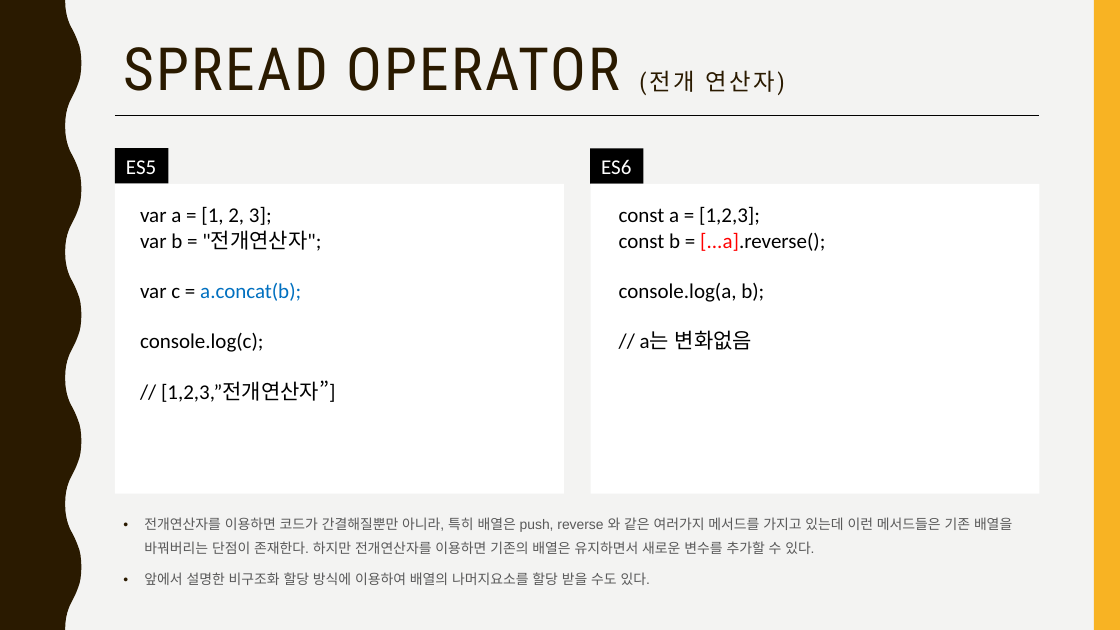
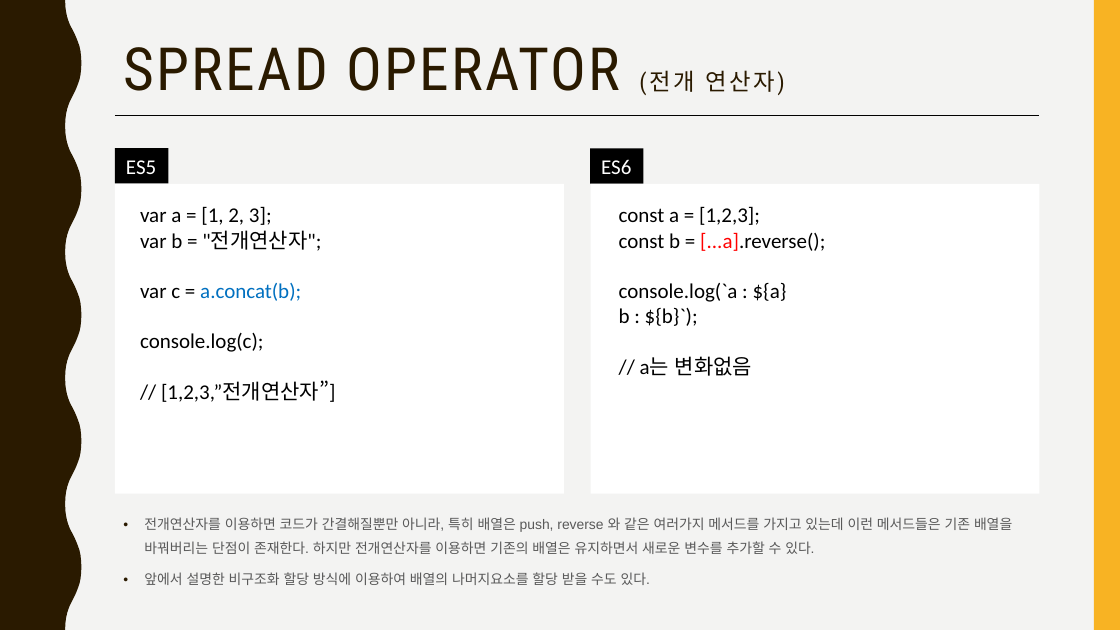
Before and after one commit to jangmang/ECMAScript6-ECMAScript201-, a slide deck: slide 12 of ES6.pptx. Drawn at 1120x630 pixels with LibreOffice and Linux fonts; fonts in the diff are those of the drawing. Boxes give left, top, right and bottom in pixels: in the first picture for what was removed or moved away, otherwise in the second. Text is boxed around its words. In the diff, an @@ line names an element or a change of style, - is before the commit and + after.

```diff
--- a/ES6.pptx
+++ b/ES6.pptx
@@ text at (619, 283, 787, 326): text changed @@
-console.log(a, b);
+console.log(`a : ${a}
+b : ${b}`);
```
Also in this commit, not shown: 5 other slides changed.
